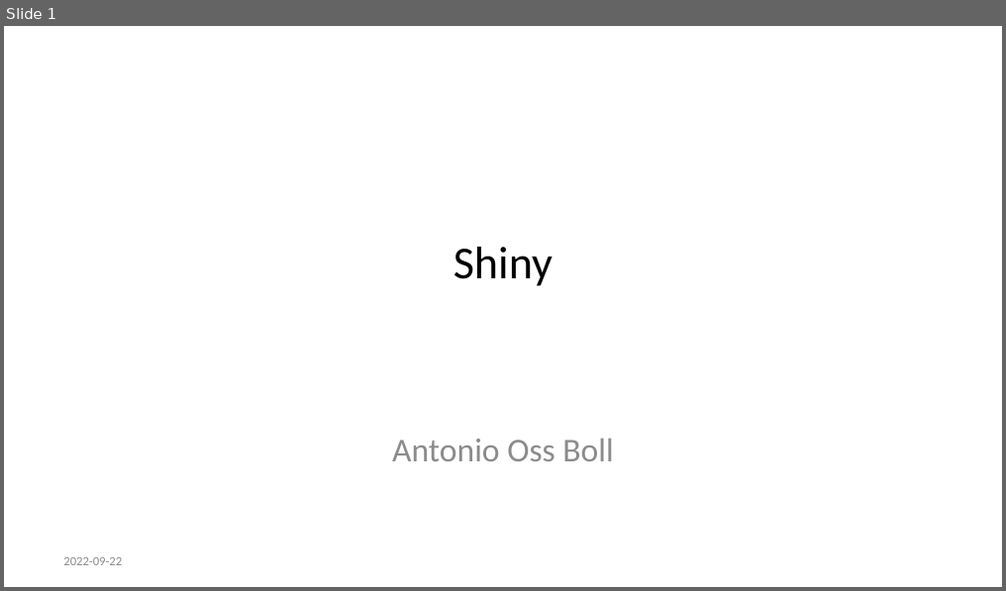
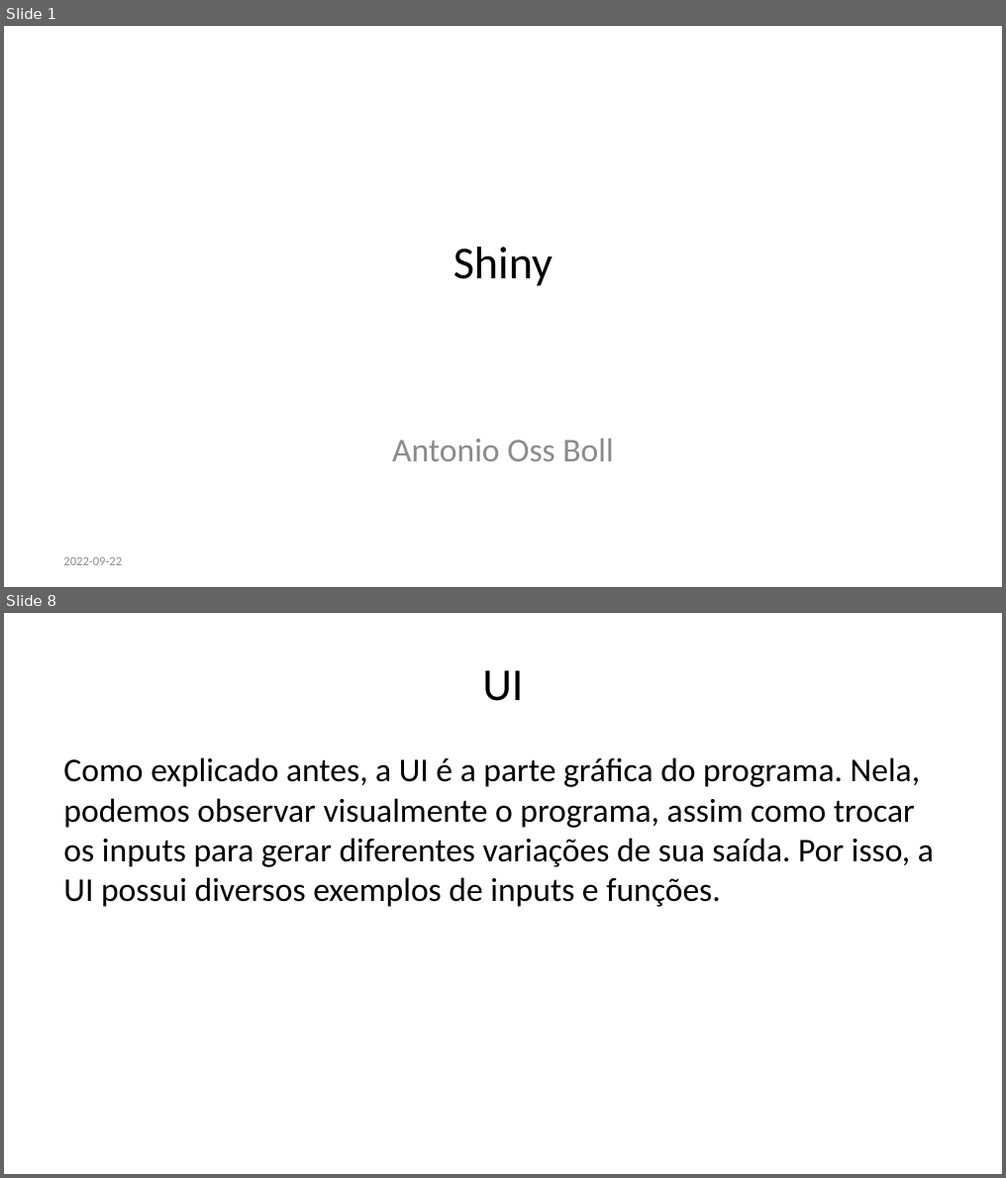
Before and after one commit to AntonioBoll/ApresentacaoShiny, a slide deck: apresentacao.pptx. Shown one above the other, each under a label of ours: slide 1 before the commit, slides 1 and 8 after it; the slides between them are not shown. The pictures are 1006x591 and 1006x1178 pixels, drawn with LibreOffice and Linux fonts; fonts in the diff are those of the drawing. Boxes give left, top, right and bottom in pixels: in the first picture for what was removed or moved away, otherwise in the second. Text is boxed around its words. In the diff, an @@ line names an element or a change of style, - is before the commit and + after.

```diff
--- a/apresentacao.pptx
+++ b/apresentacao.pptx
@@ slide 8 added at box(4, 613, 1002, 1174), background #FFFFFF @@
@@ title added at box(482, 670, 523, 701), 33 pt, text #000000 @@
+UI
@@ text added at box(63, 758, 934, 907), 24 pt, text #000000 @@
+Como explicado antes, a UI é a parte gráfica do programa. Nela, podemos observar visualmente o programa, assim como trocar os inputs para gerar diferentes variações de sua saída. Por isso, a UI possui diversos exemplos de inputs e funções.
```
Also in this commit, not shown: 1 slide changed, 18 other slides added, 3 slides removed, 1 other file.
